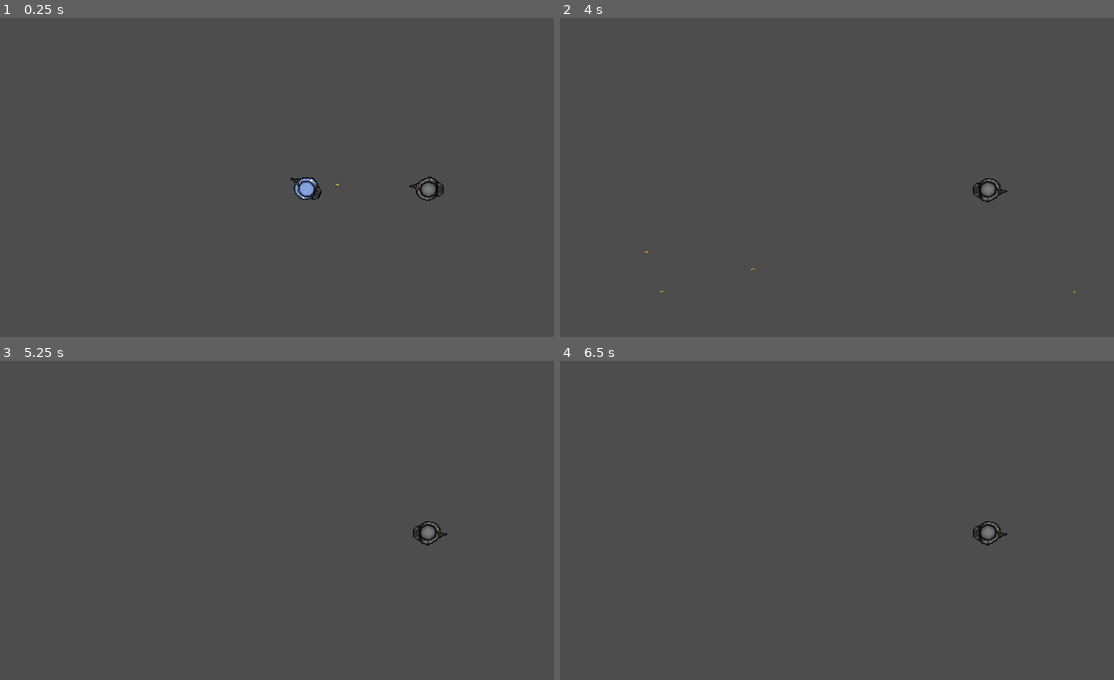
Above: before the commit, frames 1-4 (two rows, left to right).
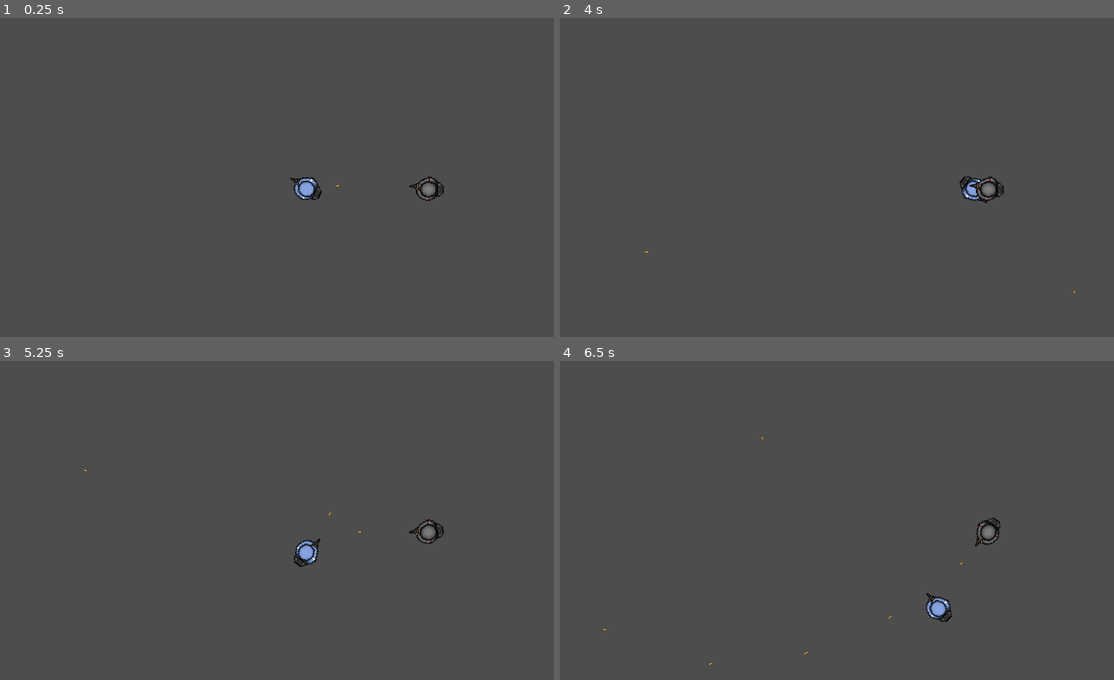
Above: after the commit, the same moments.

Repository: babeszino/Counterfeit
Game: Godot game, scene res://scenes and scripts/main.tscn
Two runs of this game, one before a commit and one after it. Both use one fixed random seed, a clock stepped at 60 frames per second and the inputs below.
Inputs (mouse positions are in pixels of both pictures, inside the frame that each line leads up to):
- Up to frame 1 (0.25 s): no input
- Up to frame 2 (4 s): tap Enter at 0.5 s; move the mouse to (986, 167) at 0.52 s; hold D (right) 0.53-1.28 s; click (986, 167) at 0.6 s; move the mouse to (737, 199) at 1.27 s; hold S (down) 1.28-2.03 s; click (737, 199) at 1.35 s; move the mouse to (914, 110) at 2.02 s; hold D (right) 2.03-2.78 s; click (914, 110) at 2.1 s; move the mouse to (825, 250) at 2.77 s; hold W (up) 2.78-3.53 s; click (825, 250) at 2.85 s; move the mouse to (1030, 234) at 3.52 s; hold A (left) from 3.53 s (still down); click (1030, 234) at 3.6 s
- Up to frame 3 (5.25 s): move the mouse to (116, 475) at 4.27 s; click (116, 475) at 4.35 s; move the mouse to (326, 526) at 5.02 s; release A (left) at 5.03 s; hold S (down) from 5.03 s (still down); click (326, 526) at 5.1 s
- Up to frame 4 (6.5 s): move the mouse to (764, 443) at 5.77 s; release S (down) at 5.78 s; hold D (right) from 5.78 s (still down); click (764, 443) at 5.85 s

The runs differ from the first frame. In frame 1, less than 0.1% of the frame differs, in the area x 60-62%, y 52-53%; in frame 2, 0.3%; in frame 3, 0.4%; in frame 4, 0.5%, in the area x 7-81%, y 23-96%.

Commit message:
v0.75
-fixed the Enemy shooting direction - now the Enemy shoots at the Player, if the Player gets detected by the Enemy
-some code cleanup

Diff:
--- a/scenes and scripts/enemy.gd
+++ b/scenes and scripts/enemy.gd
@@ -5,6 +5,7 @@
 @onready var gun = $Gun
 @onready var health_point = $HP
 @onready var functionality = $Functionality
+
 
 func _ready() -> void:
 	gun.firing_effect.hide()
--- a/scenes and scripts/functionality.gd
+++ b/scenes and scripts/functionality.gd
@@ -1,6 +1,4 @@
 extends Node2D
-
-signal state_changed(new_state)
 
 enum State {
 	SCOUT,
@@ -23,7 +21,10 @@
 			if player != null and gun != null:
 				# .angle() at the end because rotation is a float and this way we get the angle
 				enemy.rotation = enemy.global_position.direction_to(player.global_position).angle()
-				gun.shoot()
+
+
+				var direction_to_shoot = enemy.global_position.direction_to(player.global_position)
+				gun.shoot(direction_to_shoot)
 			else:
 				printerr("something went wrong, there is no player or gun")
 		_:
@@ -40,7 +41,6 @@
 		return
 
 	current_state = new_state
-	emit_signal("state_changed", current_state)
 
 
 func _on_player_detection_zone_body_entered(body: Node2D) -> void:
--- a/scenes and scripts/gun.gd
+++ b/scenes and scripts/gun.gd
@@ -10,17 +10,21 @@
 @onready var firing_animation = $FiringAnimation
 
 
-func shoot():
+func shoot(target_direction: Vector2 = Vector2.ZERO):
 	if attack_cooldown.is_stopped():
 		var bullet_instance = Bullet.instantiate()
 		get_tree().current_scene.add_child(bullet_instance)
 
 		bullet_instance.global_position = end_of_gun.global_position
 
-		var target = get_global_mouse_position()
-		var direction_to_shoot = (target - bullet_instance.global_position).normalized()
+		#var target = get_global_mouse_position()
+		#var direction_to_shoot = (target - bullet_instance.global_position).normalized()
 
-		bullet_instance.set_direction(direction_to_shoot)
+		if target_direction == Vector2.ZERO:
+			target_direction = (get_global_mouse_position() - bullet_instance.global_position).normalized()
+
+		#bullet_instance.set_direction(direction_to_shoot)
+		bullet_instance.set_direction(target_direction)
 
 		# attack cooldown timer restart
 		attack_cooldown.start()
--- a/scenes and scripts/hp.gd
+++ b/scenes and scripts/hp.gd
@@ -1,9 +1,8 @@
 extends Node2D
-
 
 @export var hp : int = 100:
 	set = set_hp
 
 
 func set_hp(new_hp: int):
-	hp = clamp(new_hp, 0, 100) # to stay in range 0-100
+	hp = clamp(new_hp, 0, 100)
--- a/scenes and scripts/player.gd
+++ b/scenes and scripts/player.gd
@@ -40,13 +40,9 @@
 		gun.shoot()
 
 
-func shoot():
-	pass
-
-
 func handle_hit():
 	health_point.hp -= 20
-	print("player was hit", health_point.hp)
+	print("player hit! health: ", health_point.hp)
 
-	if health_point.hp <= 0:
-		queue_free()
+	#if health_point.hp <= 0:
+		#queue_free()
